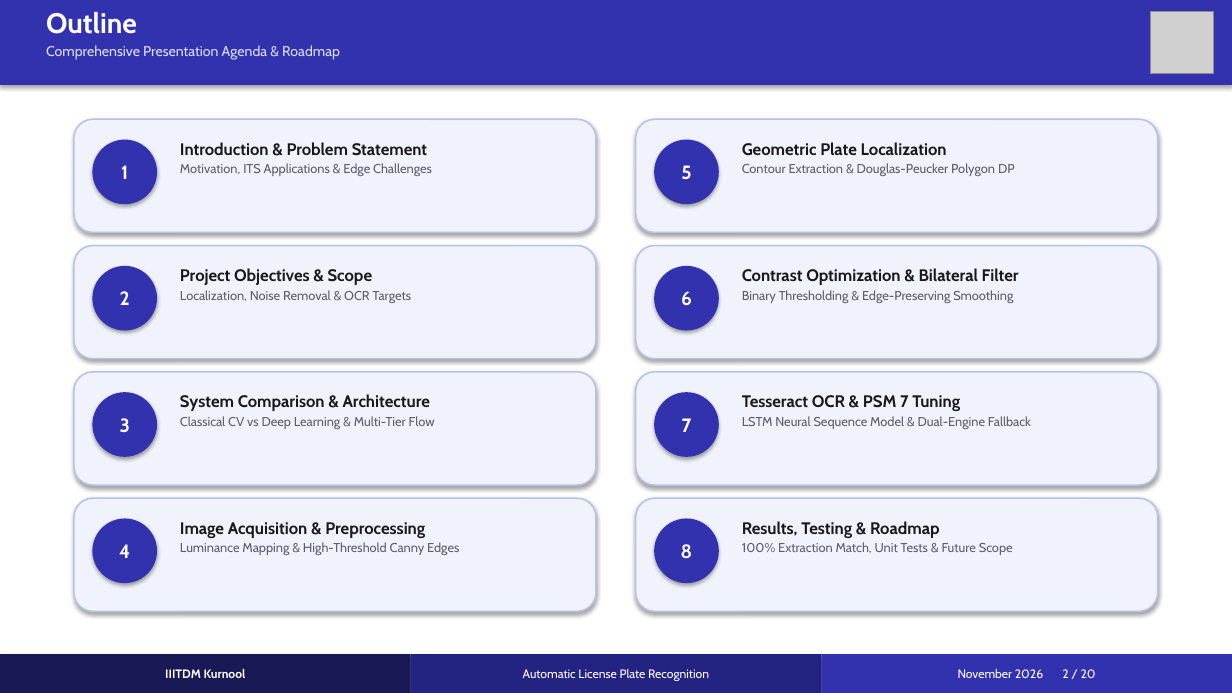
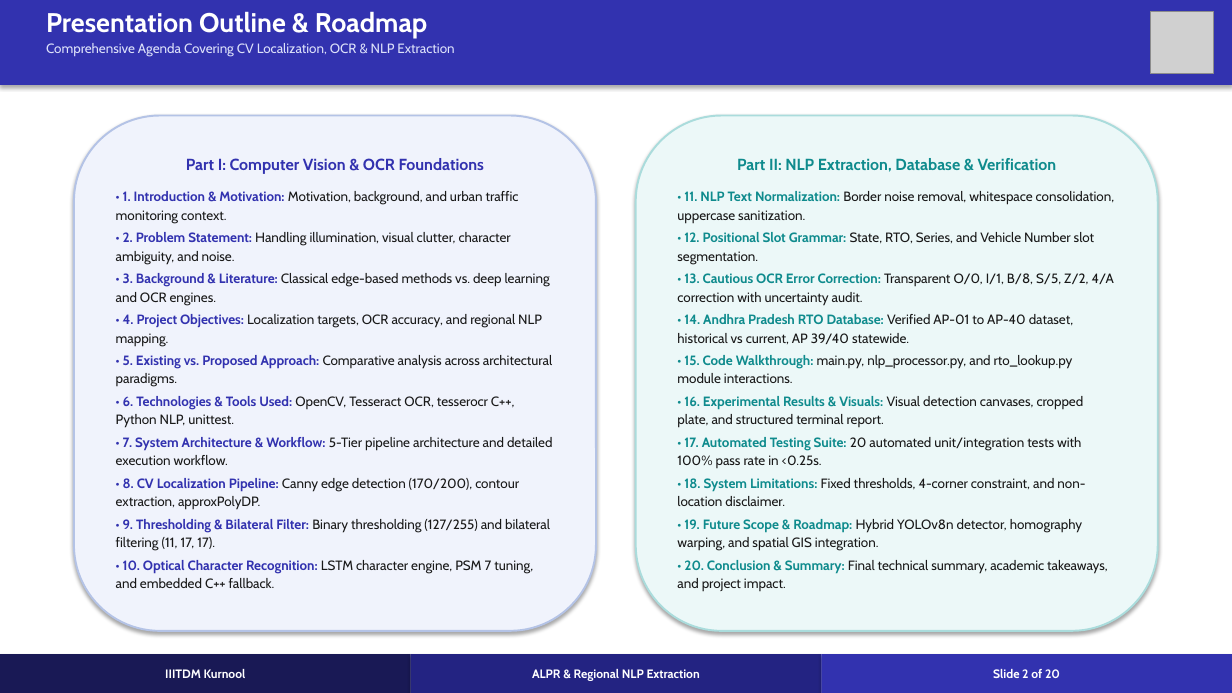
Before and after one commit to Siddukota81/Automatic-License-Plate-Recognition, a slide deck: slide 2 of documentation/License_Plate_Recognition_Presentation.pptx. Drawn at 1232x693 pixels with LibreOffice and Linux fonts; fonts in the diff are those of the drawing; grey boxes stand for pictures. Boxes give left, top, right and bottom in pixels: in the first picture for what was removed or moved away, otherwise in the second. Text is boxed around its words. In the diff, an @@ line names an element or a change of style, - is before the commit and + after.

Commit message:
feat: complete ALPR with AP RTO regional extraction, updated presentation and project report

```diff
--- a/documentation/License_Plate_Recognition_Presentation.pptx
+++ b/documentation/License_Plate_Recognition_Presentation.pptx
@@ text at (46, 11, 454, 57): text changed; size 11 to 10.5 pt @@
-Outline
-Comprehensive Presentation Agenda & Roadmap
+Presentation Outline & Roadmap
+Comprehensive Agenda Covering CV Localization, OCR & NLP Extraction
@@ rounded rectangle "Part I: Computer Vision & ...": place and size @@
-rounded rectangle "Part I: Computer Vision & ..." at (74, 119, 596, 232)
+rounded rectangle "Part I: Computer Vision & ..." at (74, 116, 596, 631)
@@ rounded rectangle "Part I: Computer Vision & ..." at (74, 116, 596, 631): outline #B4C3E6 1.2 pt to #B4C3E6 1.5 pt @@
@@ rounded rectangle removed at (636, 119, 1158, 232) @@
@@ rounded rectangle added at (636, 116, 1158, 631), fill #ECF8F8, outline #AADCDC 1.5 pt, 10.5 pt, text #191919 @@
+Part II: NLP Extraction, Database & Verification
+• 11. NLP Text Normalization: Border noise removal, whitespace consolidation, uppercase sanitization.
+• 12. Positional Slot Grammar: State, RTO, Series, and Vehicle Number slot segmentation.
+• 13. Cautious OCR Error Correction: Transparent O/0, I/1, B/8, S/5, Z/2, 4/A correction with uncertainty audit.
+• 14. Andhra Pradesh RTO Database: Verified AP-01 to AP-40 dataset, historical vs current, AP 39/40 statewide.
+• 15. Code Walkthrough: main.py, nlp_processor.py, and rto_lookup.py module interactions.
+• 16. Experimental Results & Visuals: Visual detection canvases, cropped plate, and structured terminal report.
+• 17. Automated Testing Suite: 20 automated unit/integration tests with 100% pass rate in <0.25s.
+• 18. System Limitations: Fixed thresholds, 4-corner constraint, and non-location disclaimer.
+• 19. Future Scope & Roadmap: Hybrid YOLOv8n detector, homography warping, and spatial GIS integration.
+• 20. Conclusion & Summary: Final technical summary, academic takeaways, and project impact.
@@ ellipse removed at (92, 140, 157, 204) @@
-1
@@ text removed at (180, 142, 432, 176) @@
-Introduction & Problem Statement
-Motivation, ITS Applications & Edge Challenges
@@ ellipse removed at (654, 140, 719, 204) @@
-5
@@ text removed at (742, 142, 1015, 176) @@
-Geometric Plate Localization
-Contour Extraction & Douglas-Peucker Polygon DP
@@ text in rounded rectangle at (116, 158, 552, 588): text added @@
+Part I: Computer Vision & OCR Foundations
+• 1. Introduction & Motivation: Motivation, background, and urban traffic monitoring context.
+• 2. Problem Statement: Handling illumination, visual clutter, character ambiguity, and noise.
+• 3. Background & Literature: Classical edge-based methods vs. deep learning and OCR engines.
+• 4. Project Objectives: Localization targets, OCR accuracy, and regional NLP mapping.
+• 5. Existing vs. Proposed Approach: Comparative analysis across architectural paradigms.
+• 6. Technologies & Tools Used: OpenCV, Tesseract OCR, tesserocr C++, Python NLP, unittest.
+• 7. System Architecture & Workflow: 5-Tier pipeline architecture and detailed execution workflow.
+• 8. CV Localization Pipeline: Canny edge detection (170/200), contour extraction, approxPolyDP.
+• 9. Thresholding & Bilateral Filter: Binary thresholding (127/255) and bilateral filtering (11, 17, 17).
+• 10. Optical Character Recognition: LSTM character engine, PSM 7 tuning, and embedded C++ fallback.
@@ rounded rectangle removed at (74, 246, 596, 359) @@
@@ ellipse removed at (92, 266, 157, 331) @@
-2
@@ text removed at (180, 268, 412, 303) @@
-Project Objectives & Scope
-Localization, Noise Removal & OCR Targets
@@ rounded rectangle removed at (636, 246, 1158, 359) @@
@@ ellipse removed at (654, 266, 719, 331) @@
-6
@@ text removed at (742, 268, 1019, 303) @@
-Contrast Optimization & Bilateral Filter
-Binary Thresholding & Edge-Preserving Smoothing
@@ rounded rectangle removed at (74, 372, 596, 484) @@
@@ rounded rectangle removed at (636, 372, 1158, 484) @@
@@ ellipse removed at (92, 392, 157, 457) @@
-3
@@ text removed at (180, 394, 435, 429) @@
-System Comparison & Architecture
-Classical CV vs Deep Learning & Multi-Tier Flow
@@ ellipse removed at (654, 392, 719, 457) @@
-7
@@ text removed at (742, 395, 1031, 429) @@
-Tesseract OCR & PSM 7 Tuning
-LSTM Neural Sequence Model & Dual-Engine Fallback
@@ rounded rectangle removed at (74, 498, 596, 611) @@
@@ rounded rectangle removed at (636, 498, 1158, 611) @@
@@ ellipse removed at (92, 518, 157, 583) @@
-4
@@ text removed at (180, 522, 459, 555) @@
-Image Acquisition & Preprocessing
-Luminance Mapping & High-Threshold Canny Edges
@@ ellipse removed at (654, 518, 719, 583) @@
-8
@@ text removed at (742, 521, 1013, 555) @@
-Results, Testing & Roadmap
-100% Extraction Match, Unit Tests & Future Scope
@@ text in rectangle at (532, 669, 700, 681): text changed; bold on @@
-Automatic License Plate Recognition
+ALPR & Regional NLP Extraction
@@ text in rectangle at (993, 669, 1060, 678): text changed; bold on @@
-November 2026 2 / 20
+Slide 2 of 20
```
Also in this commit, not shown: 4 other slides changed, 15 slides added, 15 slides removed, 12 other files.
